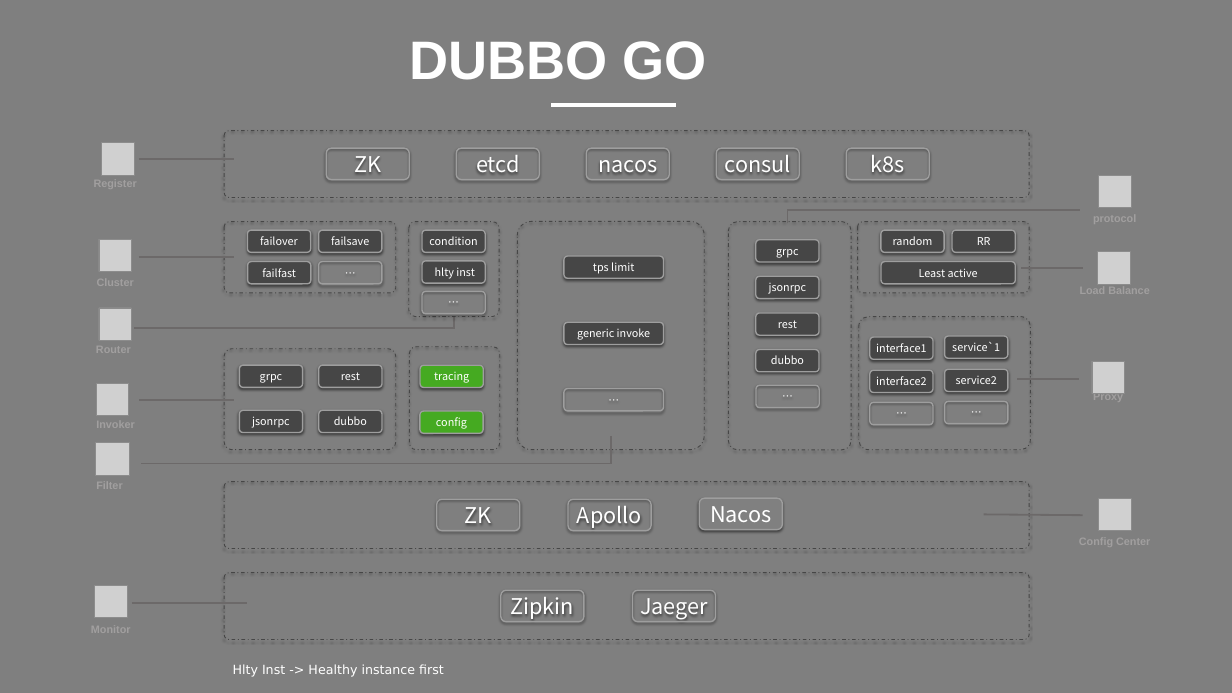
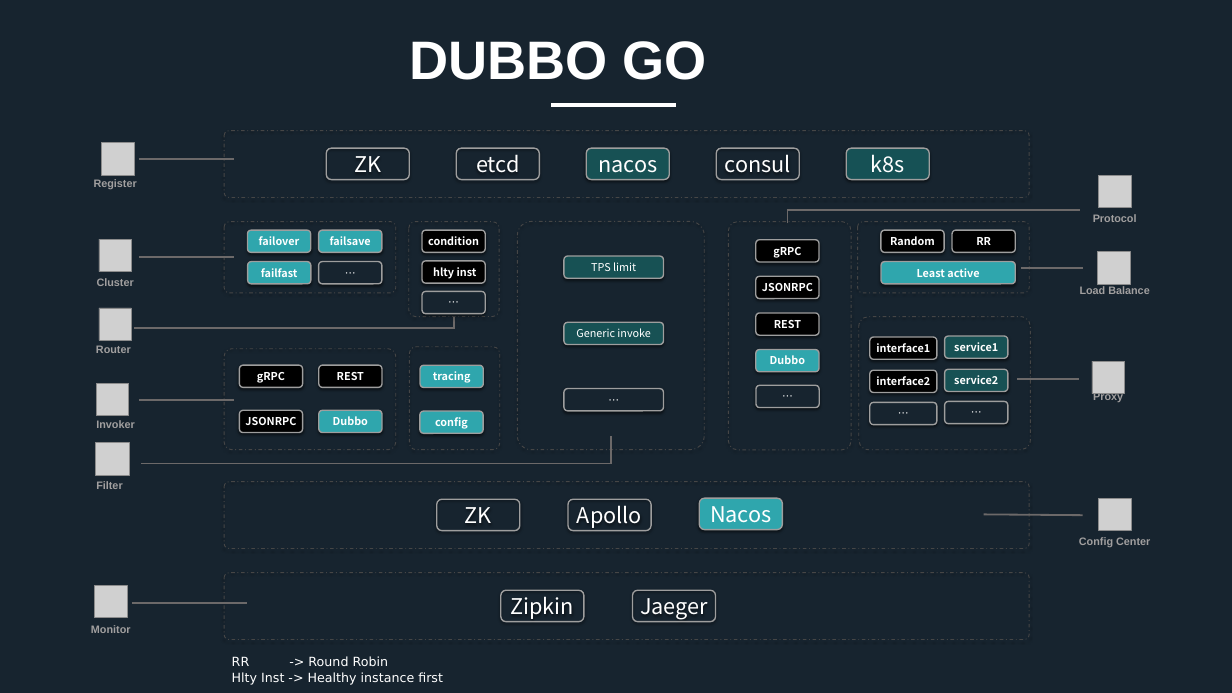
Before and after one commit to dubbogo/dubbo-go-website, a slide deck: slide 2 of resource/dubbo-go-arch.pptx. Drawn at 1232x693 pixels with LibreOffice and Linux fonts; fonts in the diff are those of the drawing; grey boxes stand for pictures. Boxes give left, top, right and bottom in pixels: in the first picture for what was removed or moved away, otherwise in the second. Text is boxed around its words. In the diff, an @@ line names an element or a change of style, - is before the commit and + after.

Commit message:
update the upper-case names

```diff
--- a/resource/dubbo-go-arch.pptx
+++ b/resource/dubbo-go-arch.pptx
@@ background #7F7F7F to #17242F @@
@@ rounded rectangle "nacos" at (586, 148, 669, 179): fill none to #175154 @@
@@ rounded rectangle "k8s" at (847, 148, 930, 179): fill none to #165155 @@
@@ text added at (94, 179, 137, 189), 12 pt, text #A19F9F, bold @@
+Register
@@ text in rounded rectangle at (890, 236, 935, 245): text changed; bold on @@
-random
+Random
@@ text added at (1093, 214, 1137, 222), 12 pt, text #A19F9F, bold @@
+Protocol
@@ text in rounded rectangle at (591, 262, 636, 271): text changed @@
-tps limit
+TPS limit
@@ text in rounded rectangle at (773, 247, 801, 258): text changed; bold on @@
-grpc
+gRPC
@@ bold on; fill #464646 to #2FA6AD in 4 elements at (248, 230, 311, 252), (248, 262, 311, 284), (318, 230, 381, 252), (881, 262, 1016, 284) @@
@@ text added at (97, 278, 134, 286), 12 pt, text #A19F9F, bold @@
+Cluster
@@ text in rounded rectangle at (762, 283, 813, 291): text changed; bold on @@
-jsonrpc
+JSONRPC
@@ text added at (1080, 286, 1149, 294), 12 pt, text #A19F9F, bold @@
+Load Balance
@@ text in rounded rectangle at (576, 328, 650, 337): text changed @@
-generic invoke
+Generic invoke
@@ text in rounded rectangle at (774, 320, 801, 328): text changed; bold on @@
-rest
+REST
@@ text added at (96, 345, 131, 353), 12 pt, text #A19F9F, bold @@
+Router
@@ rounded rectangle "Dubbo" at (756, 350, 819, 372): fill #464646 to #2FA6AD @@
@@ text in rounded rectangle at (770, 355, 805, 364): text changed; bold on @@
-dubbo
+Dubbo
@@ rounded rectangle "interface1": place and size @@
-rounded rectangle "interface1" at (870, 337, 933, 359)
+rounded rectangle "interface1" at (870, 337, 937, 359)
@@ fill #464646 to #175154 in 3 elements at (564, 256, 663, 278), (564, 322, 663, 344), (945, 336, 1008, 358) @@
@@ text in rounded rectangle at (954, 342, 998, 351): text changed; bold on @@
-service`1
+service1
@@ text in rounded rectangle at (257, 372, 285, 383): text changed; bold on @@
-grpc
+gRPC
@@ fill #464646 to #000000 in 7 elements at (881, 230, 944, 252), (756, 240, 819, 262), (756, 276, 819, 298), (756, 313, 819, 335), (239, 365, 302, 387), (239, 410, 302, 432), (319, 365, 382, 387) @@
@@ text in rounded rectangle at (337, 372, 364, 380): text changed; bold on @@
-rest
+REST
@@ rounded rectangle "tracing" at (420, 365, 483, 387): bold on; fill #45AA21 to #2FA6AD @@
@@ bold on; fill #464646 to #000000 in 5 elements at (952, 230, 1015, 252), (422, 230, 485, 252), (422, 261, 485, 283), (870, 337, 937, 359), (870, 370, 937, 392) @@
@@ rounded rectangle "interface2": place and size @@
-rounded rectangle "interface2" at (870, 370, 933, 392)
+rounded rectangle "interface2" at (870, 370, 937, 392)
@@ rounded rectangle "service2" at (945, 369, 1008, 391): bold on; fill #464646 to #175154 @@
@@ text in rounded rectangle at (245, 417, 296, 425): text changed; bold on @@
-jsonrpc
+JSONRPC
@@ rounded rectangle "Dubbo" at (319, 410, 382, 432): fill #464646 to #2FA6AD @@
@@ text in rounded rectangle at (333, 416, 368, 425): text changed; bold on @@
-dubbo
+Dubbo
@@ rounded rectangle "config" at (420, 411, 483, 433): bold on; fill #45AA21 to #2FA6AD @@
@@ fill none to #17242F in 6 elements at (318, 262, 381, 284), (564, 389, 663, 411), (756, 385, 819, 407), (422, 292, 485, 314), (945, 402, 1008, 424), (870, 402, 937, 424) @@
@@ rounded rectangle "…": place and size @@
-rounded rectangle "…" at (870, 402, 933, 424)
+rounded rectangle "…" at (870, 402, 937, 424)
@@ text added at (96, 420, 134, 428), 12 pt, text #A19F9F, bold @@
+Invoker
@@ text added at (96, 481, 122, 489), 12 pt, text #A19F9F, bold @@
+Filter
@@ rounded rectangle "Nacos" at (699, 498, 782, 530): fill #808080 to #2FA6AD @@
@@ text added at (1079, 537, 1150, 547), 12 pt, text #A19F9F, bold @@
+Config Center
@@ text added at (91, 625, 131, 633), 12 pt, text #A19F9F, bold @@
+Monitor
@@ text "RR -> Round Robin": place and size @@
-text "RR -> Round Robin" at (233, 664, 444, 677)
+text "RR -> Round Robin" at (232, 656, 443, 685)
@@ text at (232, 656, 389, 666): paragraph added @@
+RR -> Round Robin
@@ text at (232, 672, 443, 685): alignment centre to left @@
```
